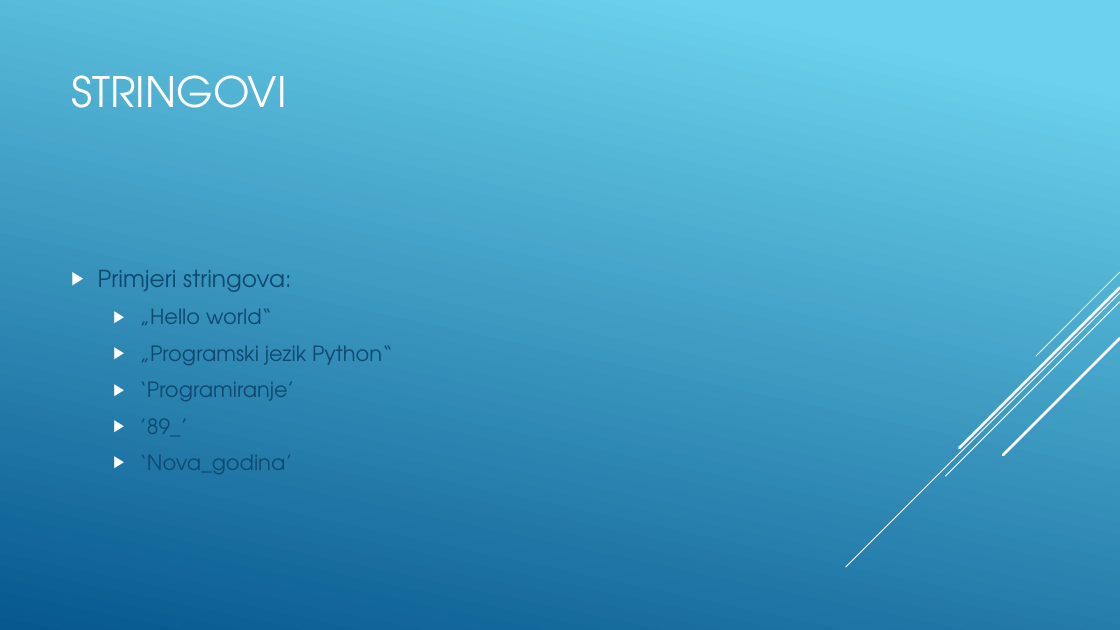
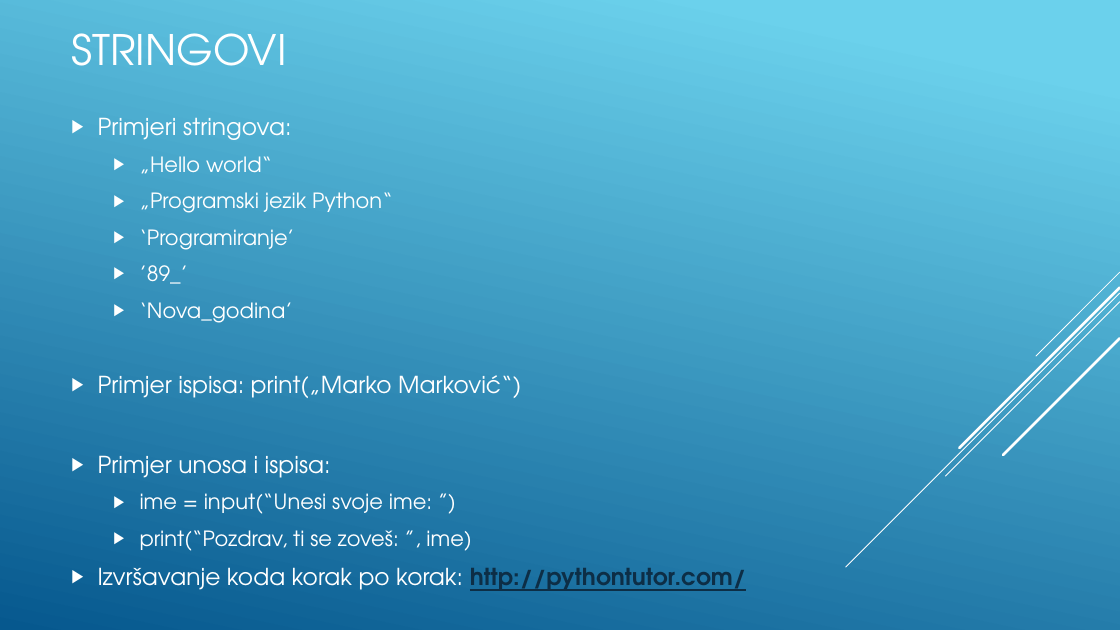
Before and after one commit to BaDnja/Kursevi, a slide deck: slide 17 of Python/Python-Osnovni-kurs/Izracunavanje/1-Osnovne aritmeticke operacije i primjena/Prezentacija.pptx. Drawn at 1120x630 pixels with LibreOffice and Linux fonts; fonts in the diff are those of the drawing. Boxes give left, top, right and bottom in pixels: in the first picture for what was removed or moved away, otherwise in the second. Text is boxed around its words. In the diff, an @@ line names an element or a change of style, - is before the commit and + after.

Commit message:
stringovi

```diff
--- a/Python/Python-Osnovni-kurs/Izracunavanje/1-Osnovne aritmeticke operacije i primjena/Prezentacija.pptx
+++ b/Python/Python-Osnovni-kurs/Izracunavanje/1-Osnovne aritmeticke operacije i primjena/Prezentacija.pptx
@@ title "STRINGOVI": place and size @@
-title "STRINGOVI" at <box>71,75,287,108</box>
+title "STRINGOVI" at <box>71,33,287,66</box>
@@ text "Primjeri stringova:": place and size @@
-text "Primjeri stringova:" at <box>98,270,393,474</box>
+text "Primjeri stringova:" at <box>98,117,746,591</box>
@@ text at <box>98,117,393,323</box>: text colour #0F496F to #FFFFFF in "Primjeri stringova:", "„Hello world“", "„Programski jezik Python“", "‘Programiranje’" and 2 more places @@
@@ text at <box>98,375,746,591</box>: paragraphs added @@
+▶ Primjer ispisa: print(„Marko Marković“)
+▶ Primjer unosa i ispisa:
+  ▶ ime = input(“Unesi svoje ime: ”)
+  ▶ print(“Pozdrav, ti se zoveš: ”, ime)
+▶ Izvršavanje koda korak po korak: http://pythontutor.com/
```
Also in this commit, not shown: 1 slide added.
